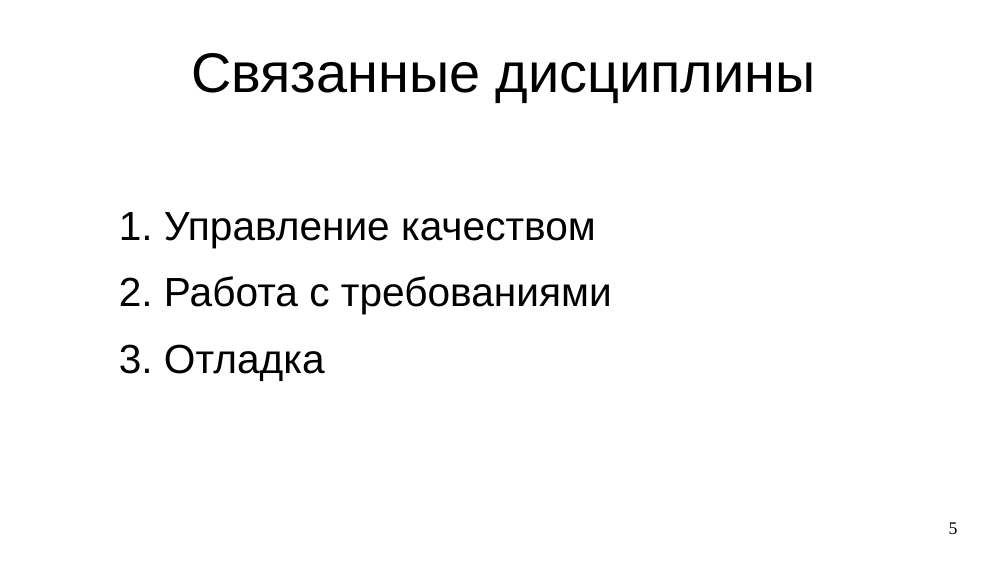
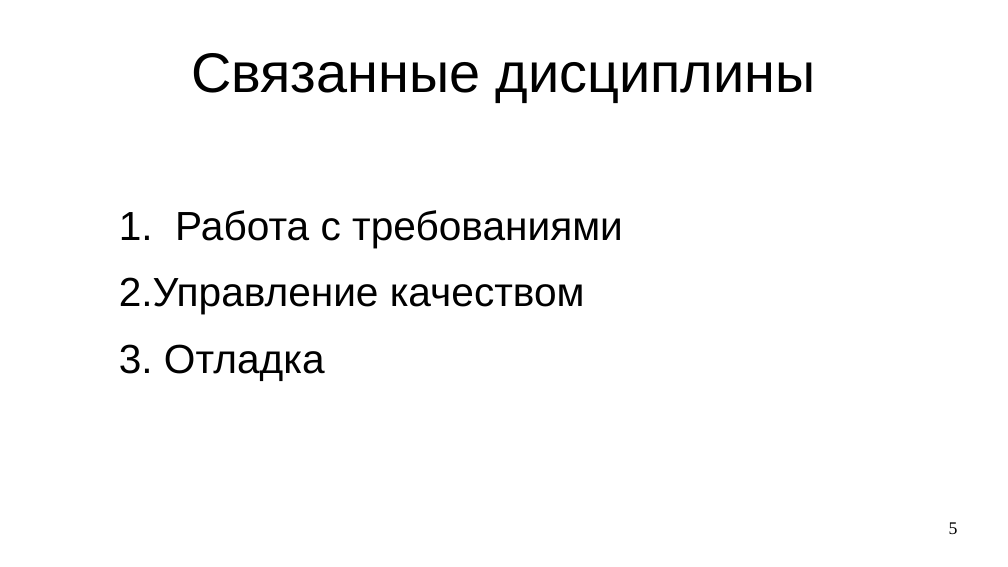
Before and after one commit to steelcraft/stud-lab, a slide deck: slide 5 of Лекции/CAUTTDD01#L1.odp. Drawn at 1008x567 pixels with LibreOffice and Linux fonts; fonts in the diff are those of the drawing. Boxes give left, top, right and bottom in pixels: in the first picture for what was removed or moved away, otherwise in the second. Text is boxed around its words. In the diff, an @@ line names an element or a change of style, - is before the commit and + after.

```diff
--- a/Лекции/CAUTTDD01#L1.odp
+++ b/Лекции/CAUTTDD01#L1.odp
@@ text at [175, 210, 623, 247]: paragraph added @@
+1. Работа с требованиями
@@ text at [164, 276, 612, 314]: paragraph removed @@
-2. Работа с требованиями
```
Also in this commit, not shown: 1 other slide changed, 7 slides added, 2 slides removed.
